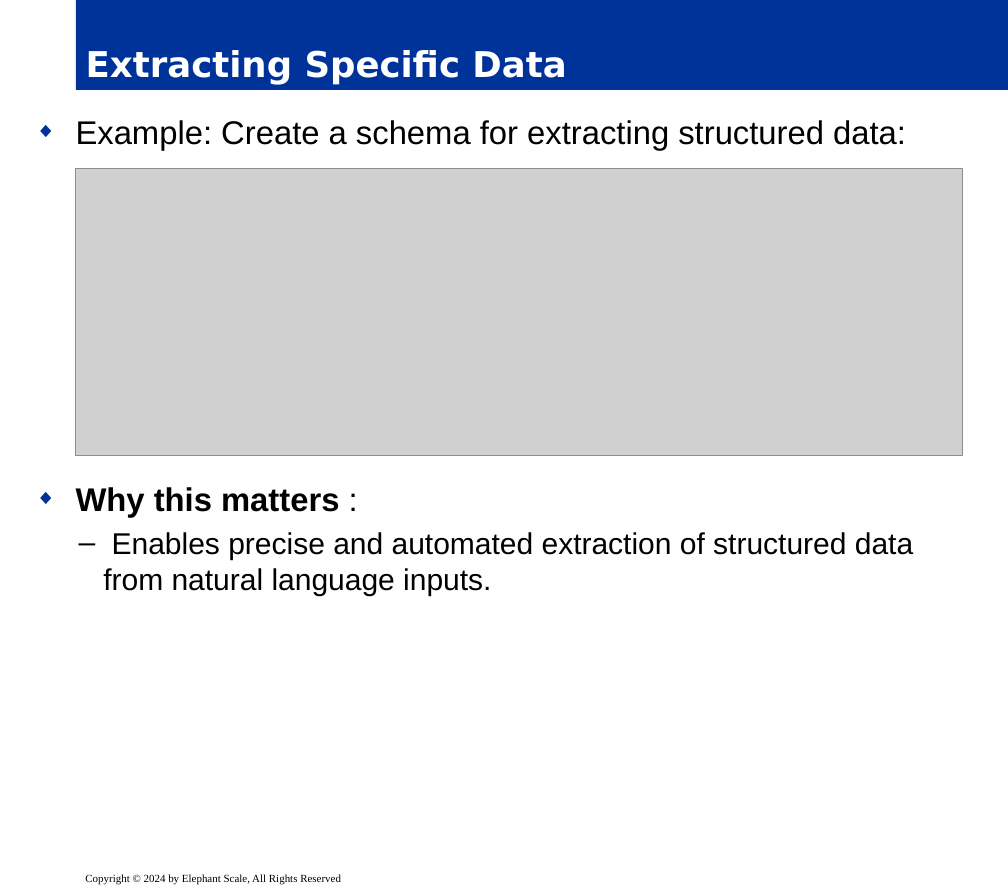
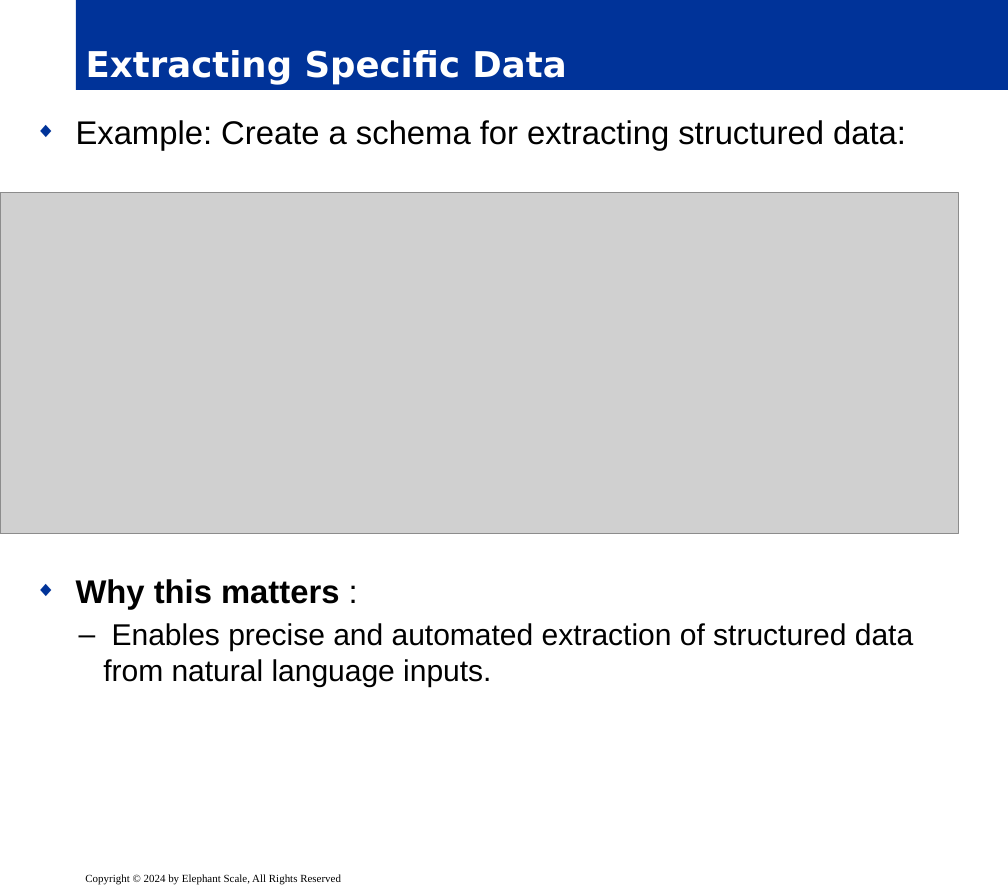
Before and after one commit to elephantscale/es-training-new, a slide deck: slide 31 of building-ai-applications/ready/04__FunctionsToolAgentsLangchain.pptx. Drawn at 1008x892 pixels with LibreOffice and Linux fonts; fonts in the diff are those of the drawing; grey boxes stand for pictures; background and template pictures are left out. Boxes give left, top, right and bottom in pixels: in the first picture for what was removed or moved away, otherwise in the second. Text is boxed around its words. In the diff, an @@ line names an element or a change of style, - is before the commit and + after.

```diff
--- a/building-ai-applications/ready/04__FunctionsToolAgentsLangchain.pptx
+++ b/building-ai-applications/ready/04__FunctionsToolAgentsLangchain.pptx
@@ text "Example: Create a schema for ..." rewrapped from bbox=[76, 120, 913, 596] to bbox=[76, 120, 913, 688] @@
@@ picture: place and size @@
-picture at bbox=[76, 169, 963, 455]
+picture at bbox=[0, 193, 959, 534]
```
Also in this commit, not shown: 27 other slides changed, 5 other files.
